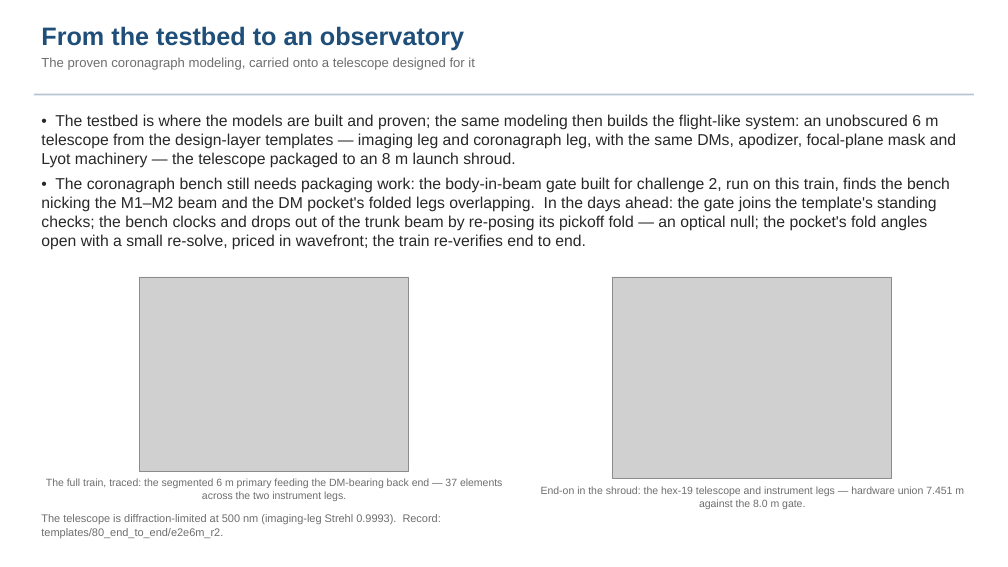
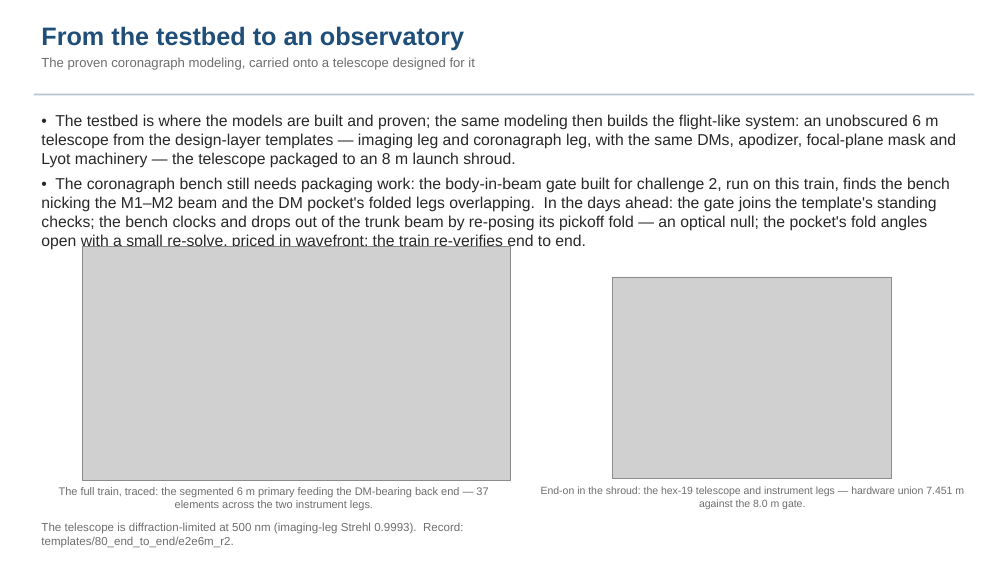
Before and after one commit to nasa-jpl/macos, a slide deck: slide 20 of demo_session/baseline_pass3.pptx. Drawn at 1008x567 pixels with LibreOffice and Linux fonts; fonts in the diff are those of the drawing; grey boxes stand for pictures. Boxes give left, top, right and bottom in pixels: in the first picture for what was removed or moved away, otherwise in the second. Text is boxed around its words. In the diff, an @@ line names an element or a change of style, - is before the commit and + after.

```diff
--- a/demo_session/baseline_pass3.pptx
+++ b/demo_session/baseline_pass3.pptx
@@ picture: place and size @@
-picture at [139,277,409,471]
+picture at [82,247,510,480]
@@ text "The full train, traced: the ...": place and size @@
-text "The full train, traced: the ..." at [46,478,502,501]
+text "The full train, traced: the ..." at [59,487,488,510]
@@ text "The full train, traced: the ..." at [59,487,488,510]: size 10 to 10.5 pt @@
@@ text "The telescope is diffraction-limited at ...": place and size @@
-text "The telescope is diffraction-limited at ..." at [41,514,441,538]
+text "The telescope is diffraction-limited at ..." at [41,522,464,548]
@@ text "The telescope is diffraction-limited at ..." at [41,522,464,548]: size 10.5 to 11 pt @@
```
Also in this commit, not shown: 4 other slides changed, 5 other files.
